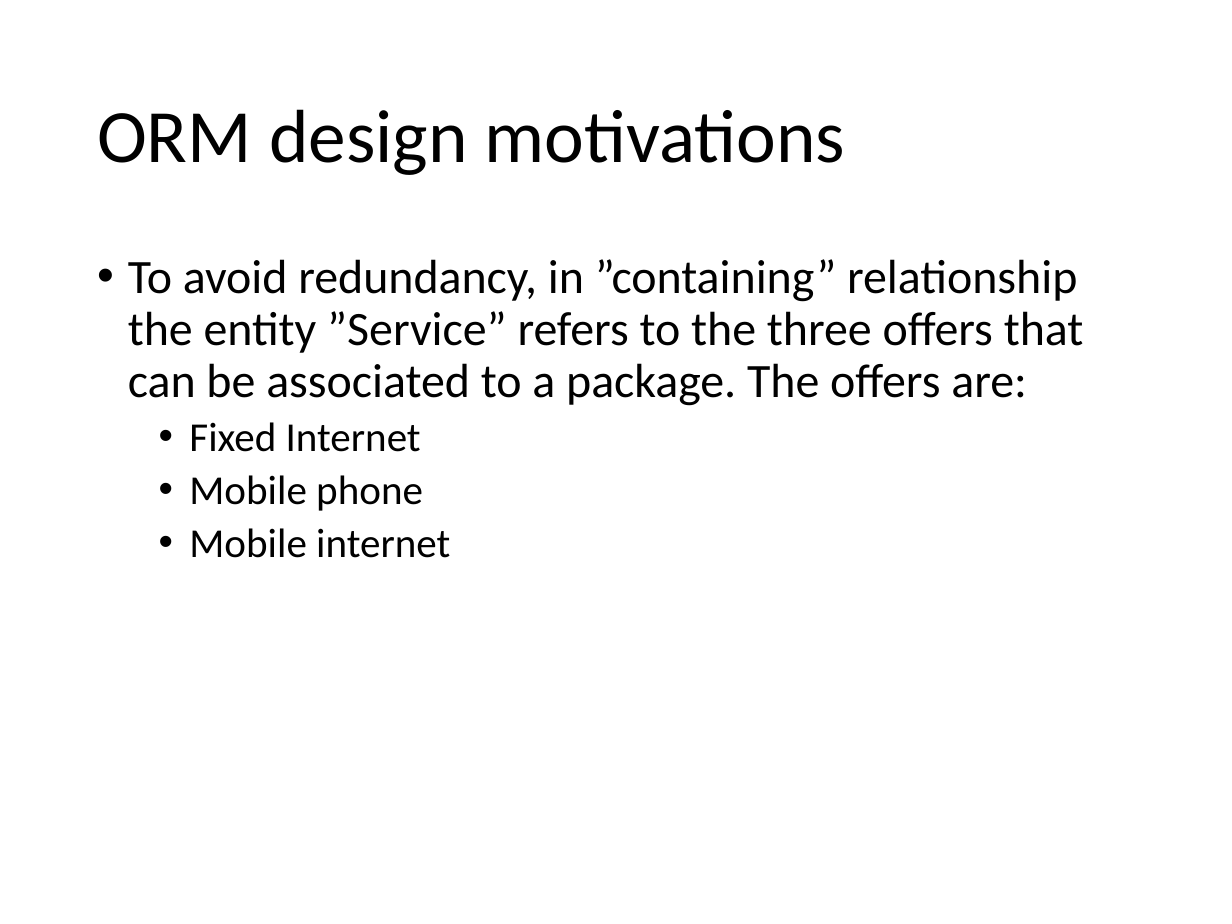
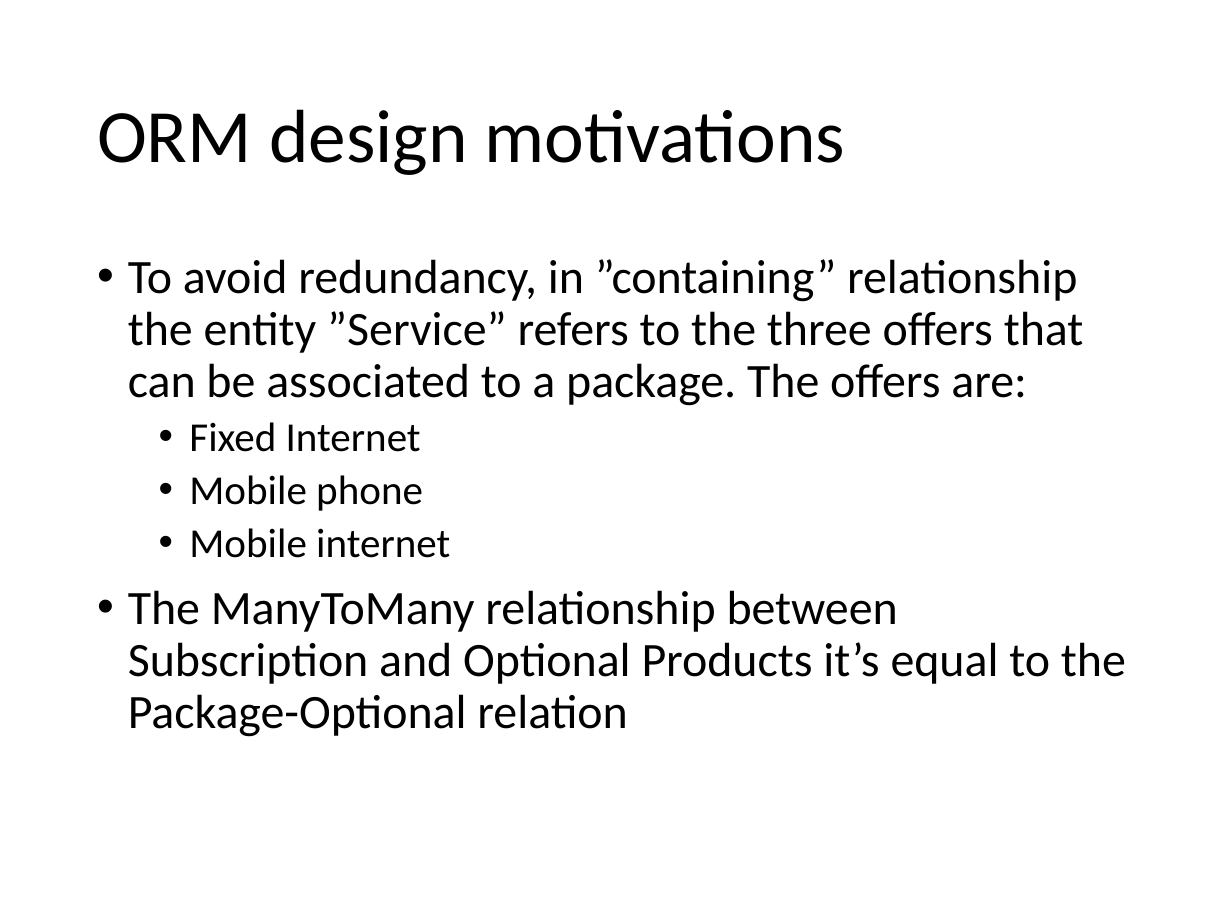
Before and after one commit to marcozetaa/TelcoService, a slide deck: slide 19 of UML/Presentation .pptx. Drawn at 1232x924 pixels with LibreOffice and Linux fonts; fonts in the diff are those of the drawing. Boxes give left, top, right and bottom in pixels: in the first picture for what was removed or moved away, otherwise in the second. Text is boxed around its words. In the diff, an @@ line names an element or a change of style, - is before the commit and + after.

```diff
--- a/UML/Presentation .pptx
+++ b/UML/Presentation .pptx
@@ text at <box>128,590,1126,737</box>: paragraph added @@
+• The ManyToMany relationship between Subscription and Optional Products it’s equal to the Package-Optional relation
```
Also in this commit, not shown: 4 other slides changed, 10 slides added, 11 slides removed, 6 other files.
